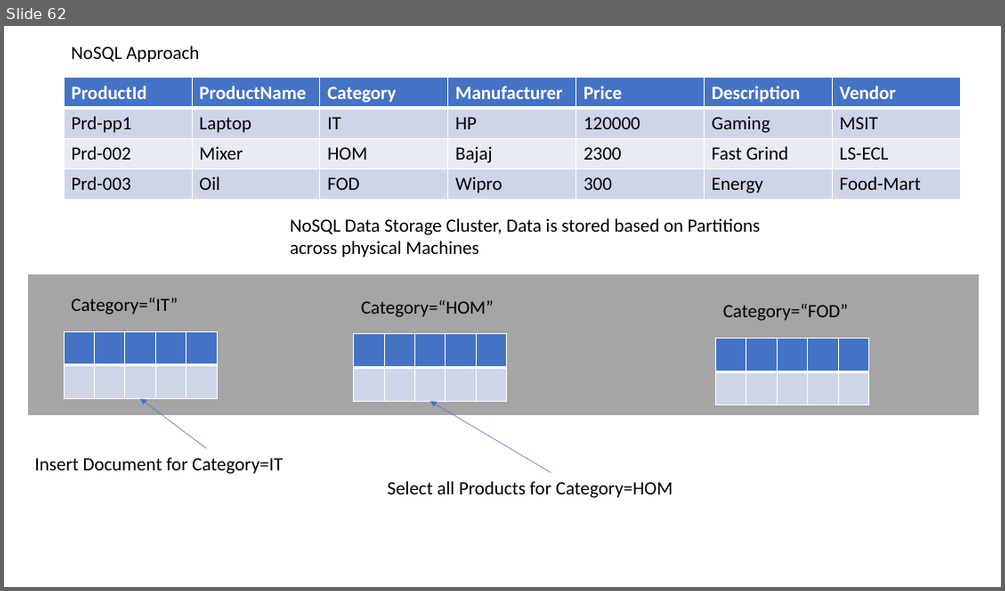
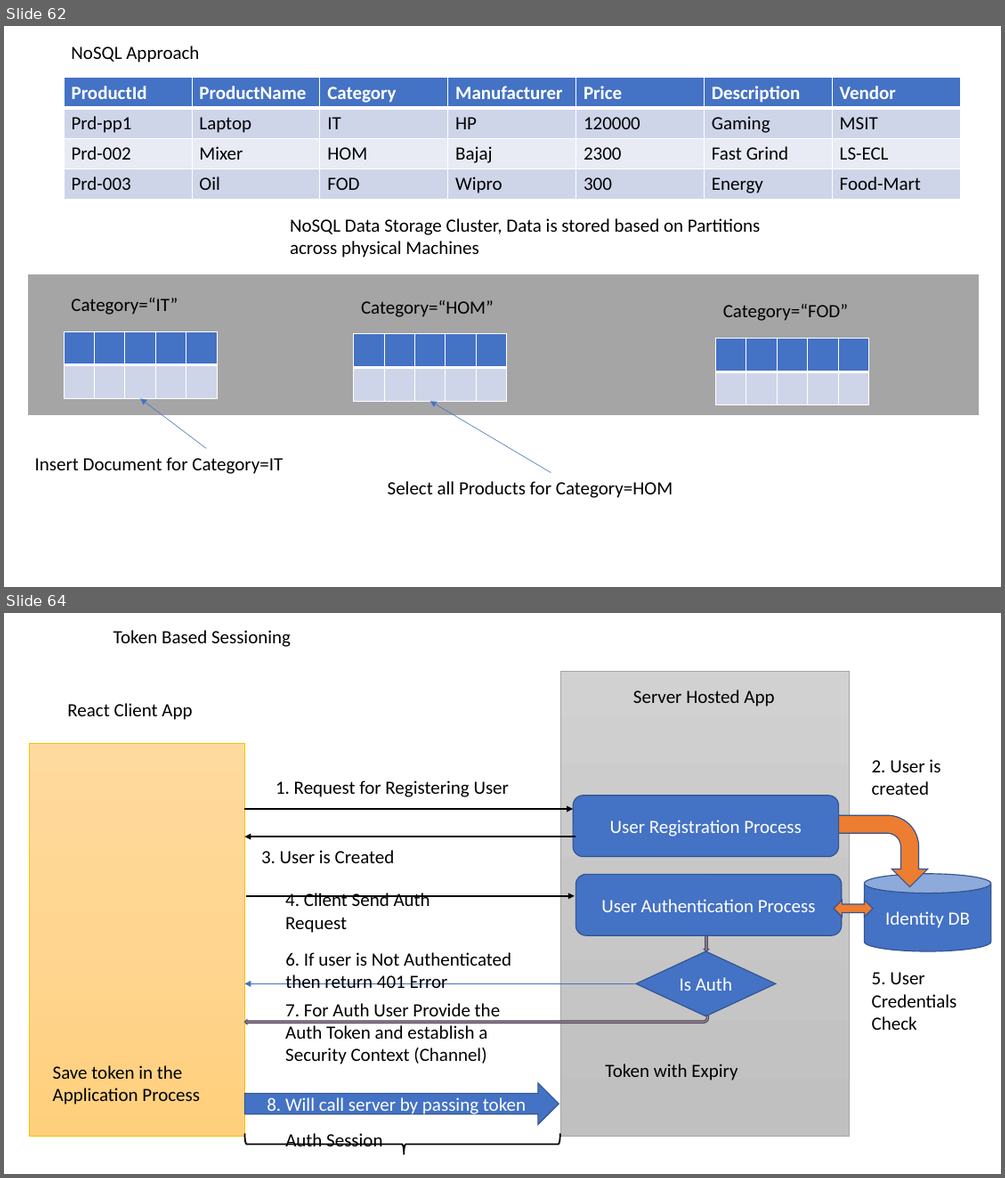
Before and after one commit to maheshsabnis/blazemarch2021, a slide deck: SpotPPTs.pptx. Shown one above the other, each under a label of ours: slide 62 before the commit, slides 62 and 64 after it; the slides between them are not shown. The pictures are 1005x591 and 1005x1178 pixels, drawn with LibreOffice and Linux fonts; fonts in the diff are those of the drawing. Boxes give left, top, right and bottom in pixels: in the first picture for what was removed or moved away, otherwise in the second. Text is boxed around its words. In the diff, an @@ line names an element or a change of style, - is before the commit and + after.

```diff
--- a/SpotPPTs.pptx
+++ b/SpotPPTs.pptx
@@ slide 64 added at bbox=[4, 613, 1001, 1174], background #FFFFFF @@
@@ text added at bbox=[113, 630, 291, 647], 18 pt, text #000000 @@
+Token Based Sessioning
@@ rectangle added at bbox=[560, 671, 850, 1135], fill gradient #D2D2D2 to #C8C8C8 to #C0C0C0, outline #A5A5A5 0.5 pt @@
@@ text added at bbox=[633, 690, 774, 706], 18 pt, text #000000 @@
+Server Hosted App
@@ text added at bbox=[67, 703, 192, 720], 18 pt, text #000000 @@
+React Client App
@@ rectangle added at bbox=[29, 743, 245, 1135], fill gradient #FFDB9E to #FFD590 to #FFD07C, outline #FFC000 0.5 pt @@
@@ text added at bbox=[872, 759, 940, 795], 18 pt, text #000000 @@
+2. User is created
@@ text added at bbox=[275, 780, 509, 797], 18 pt, text #000000 @@
+1. Request for Registering User
@@ rounded rectangle added at bbox=[573, 795, 839, 857], fill #4472C4, outline #325491 1 pt, 18 pt, text #FFFFFF @@
+User Registration Process
@@ arrow added from (245, 809) to (573, 809), #000000 1.5 pt @@
@@ bent arrow added at bbox=[839, 815, 928, 887], fill #ED7D31, outline #325491 1 pt @@
@@ arrow added from (576, 836) to (245, 836), #000000 1.5 pt @@
@@ text added at bbox=[261, 850, 395, 863], 18 pt, text #000000 @@
+3. User is Created
@@ rounded rectangle added at bbox=[576, 874, 841, 935], fill #4472C4, outline #325491 1 pt, 18 pt, text #FFFFFF @@
+User Authentication Process
@@ cylinder added at bbox=[864, 874, 991, 952], fill #4472C4, outline #325491 1 pt, 18 pt, text #FFFFFF @@
+Identity DB
@@ arrow added from (246, 896) to (574, 896), #000000 1.5 pt @@
@@ text added at bbox=[285, 892, 430, 933], 18 pt, text #000000 @@
+4. Client Send Auth Request
@@ left right arrow added at bbox=[834, 900, 873, 916], fill #ED7D31, outline #325491 1 pt @@
@@ text added at bbox=[285, 952, 511, 988], 18 pt, text #000000 @@
+6. If user is Not Authenticated then return 401 Error
@@ diamond added at bbox=[636, 951, 776, 1016], fill #4472C4, outline #325491 1 pt, 18 pt, text #FFFFFF @@
+Is Auth
@@ down arrow added at bbox=[704, 935, 708, 951], fill #ED7D31, outline #325491 1 pt @@
@@ arrow added from (636, 984) to (245, 984), #4472C4 0.5 pt @@
@@ text added at bbox=[872, 972, 957, 1030], 18 pt, text #000000 @@
+5. User Credentials Check
@@ text added at bbox=[285, 1003, 500, 1064], 18 pt, text #000000 @@
+7. For Auth User Provide the Auth Token and establish a Security Context (Channel)
@@ bent arrow added at bbox=[245, 1015, 708, 1024], fill #ED7D31, outline #325491 1 pt @@
@@ text added at bbox=[53, 1065, 200, 1104], 18 pt, text #000000 @@
+Save token in the Application Process
@@ text added at bbox=[605, 1063, 737, 1080], 18 pt, text #000000 @@
+Token with Expiry
@@ right arrow added at bbox=[245, 1083, 558, 1124], fill #4472C4, outline #325491 1 pt, 18 pt, text #FFFFFF @@
+8. Will call server by passing token
@@ right brace added at bbox=[245, 1134, 560, 1154], outline #000000 1.5 pt @@
@@ text added at bbox=[285, 1133, 382, 1146], 18 pt, text #000000 @@
+Auth Session
```
Also in this commit, not shown: 4 other slides added, 24 other files.
